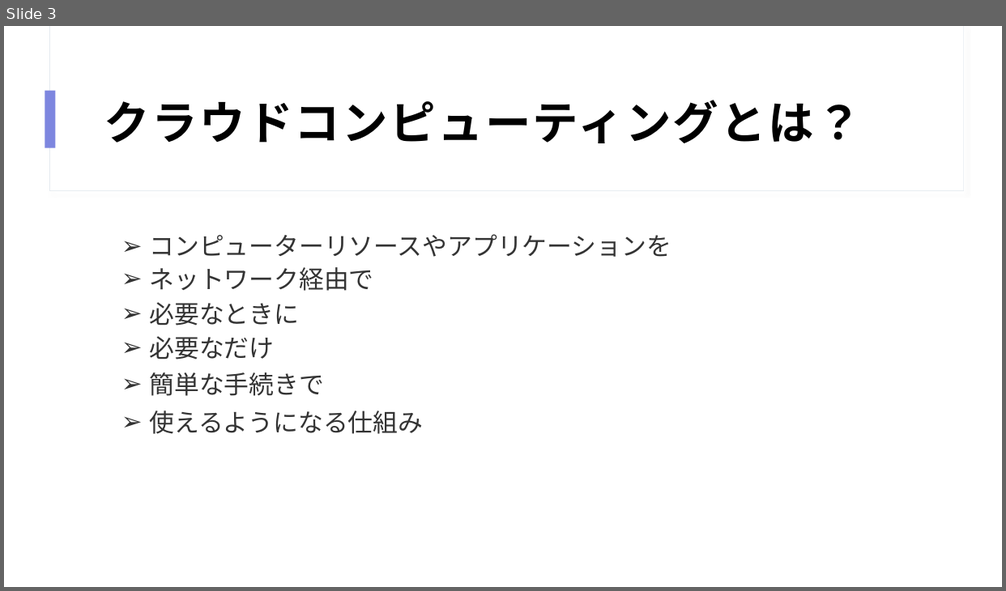
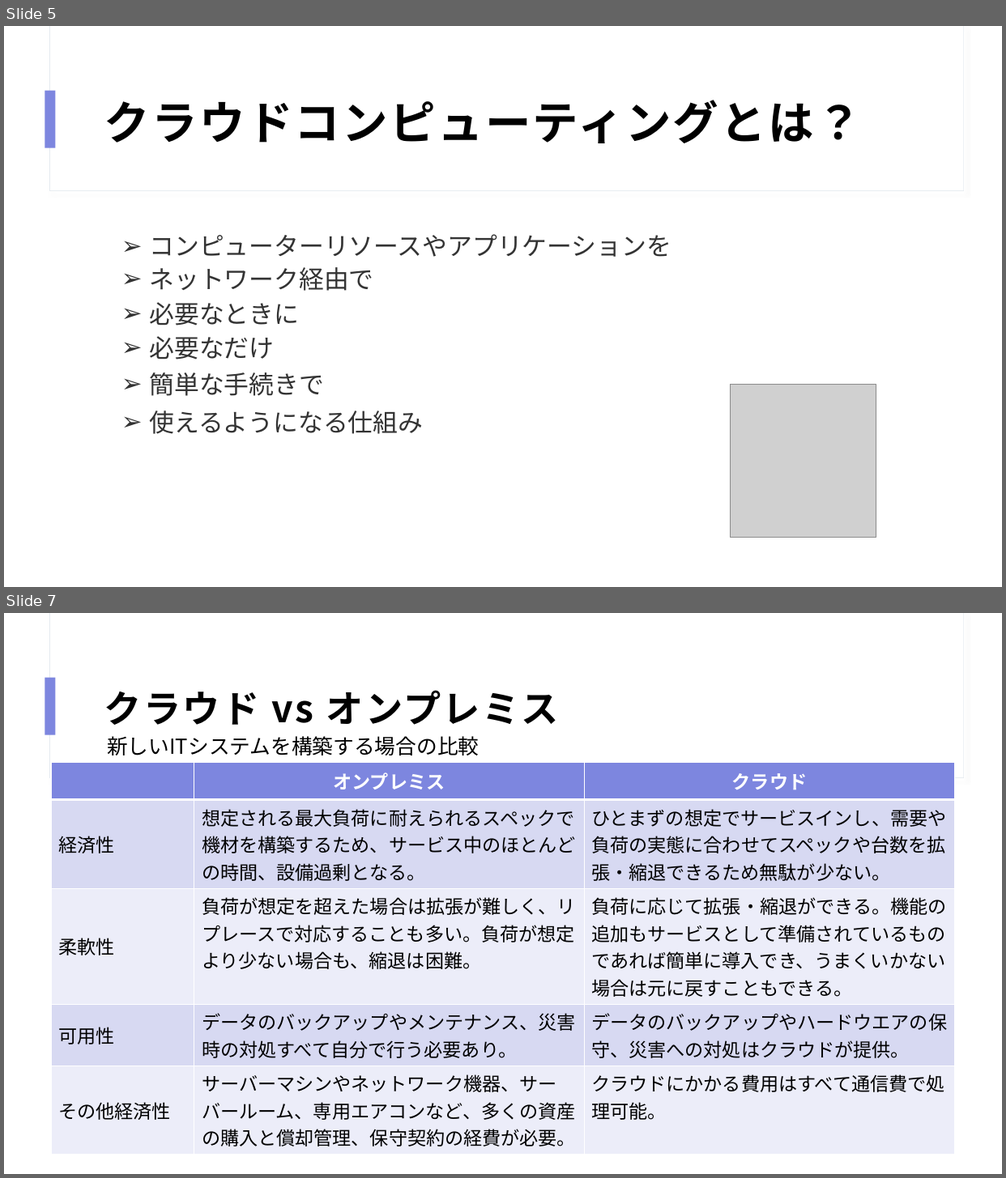
Before and after one commit to HiroyukiShimoda/itms8, a slide deck: cloud-aws.pptx. Shown one above the other, each under a label of ours: slide 3 before the commit, slides 5 and 7 after it; the slides between them are not shown. The pictures are 1006x591 and 1006x1178 pixels, drawn with LibreOffice and Linux fonts; fonts in the diff are those of the drawing; grey boxes stand for pictures. Boxes give left, top, right and bottom in pixels: in the first picture for what was removed or moved away, otherwise in the second. Text is boxed around its words. In the diff, an @@ line names an element or a change of style, - is before the commit and + after.

```diff
--- a/cloud-aws.pptx
+++ b/cloud-aws.pptx
@@ slide 7 added at [4,613,1002,1174], background #FFFFFF; not listed: 3 template elements that a slide beside it also shows @@
@@ title added at [104,690,559,725], 36 pt, text #000000, bold @@
+クラウド vs オンプレミス
@@ text added at [107,736,479,756], 20 pt, text #000000 @@
+新しいITシステムを構築する場合の比較
@@ table added at [51,763,956,1152], 5 rows, 3 columns @@
+ | オンプレミス | クラウド
+経済性 | 想定される最大負荷に耐えられるスペックで機材を構築するため、サービス中のほとんどの時間、設備過剰となる。 | ひとまずの想定でサービスインし、需要や負荷の実態に合わせてスペックや台数を拡張・縮退できるため無駄が少ない。
+柔軟性 | 負荷が想定を超えた場合は拡張が難しく、リプレースで対応することも多い。負荷が想定より少ない場合も、縮退は困難。 | 負荷に応じて拡張・縮退ができる。機能の追加もサービスとして準備されているものであれば簡単に導入でき、うまくいかない場合は元に戻すこともできる。
+可用性 | データのバックアップやメンテナンス、災害時の対処すべて自分で行う必要あり。 | データのバックアップやハードウエアの保守、災害への対処はクラウドが提供。
+その他経済性 | サーバーマシンやネットワーク機器、サーバールーム、専用エアコンなど、多くの資産の購入と償却管理、保守契約の経費が必要。 | クラウドにかかる費用はすべて通信費で処理可能。
@@ what was slide 3 is now slide 5 @@
@@ slide 5 changed as well @@
@@ picture added at [731,385,876,538] @@
```
Also in this commit, not shown: 7 other slides changed, 13 other slides added, 3 slides removed.
